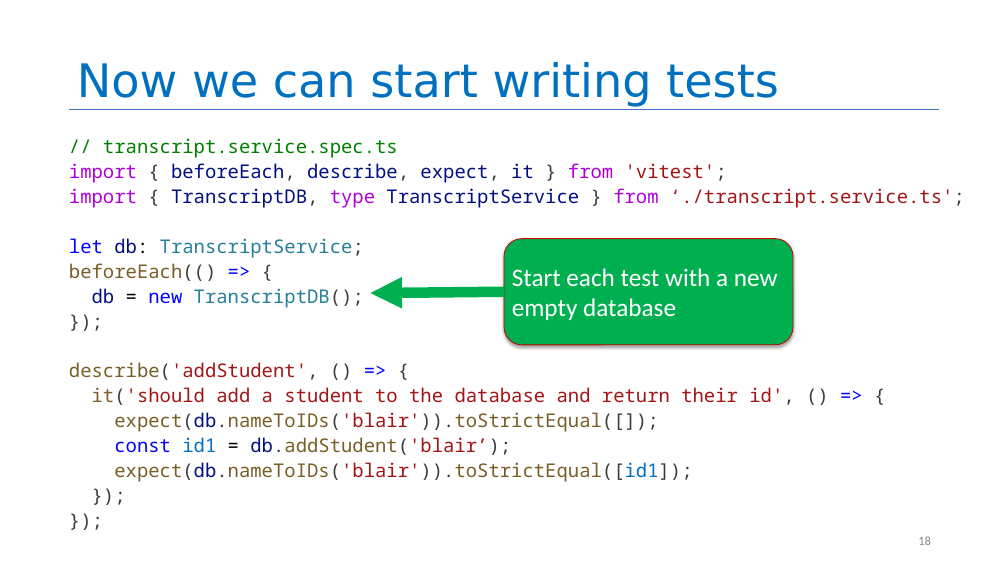
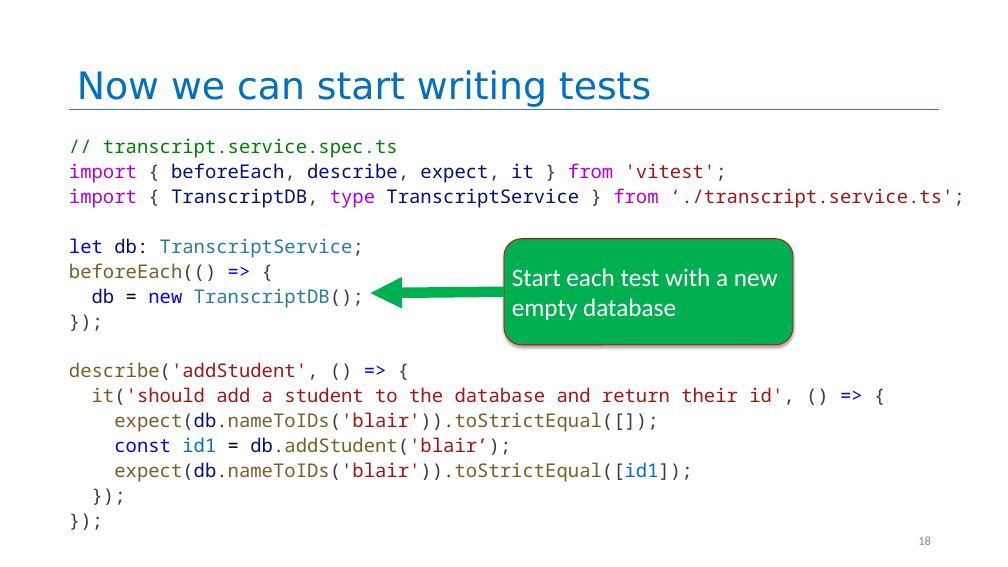
Before and after one commit to rimshaTest/CS4530-Spring-2026, a slide deck: slide 18 of Slides/Module 02.2 Test-Driven Development.pptx. Drawn at 1008x567 pixels with LibreOffice and Linux fonts; fonts in the diff are those of the drawing. Boxes give left, top, right and bottom in pixels: in the first picture for what was removed or moved away, otherwise in the second. Text is boxed around its words. In the diff, an @@ line names an element or a change of style, - is before the commit and + after.

```diff
--- a/Slides/Module 02.2 Test-Driven Development.pptx
+++ b/Slides/Module 02.2 Test-Driven Development.pptx
@@ title "Now we can start writing ..." at <box>77,70,651,107</box>: size 44 to 36 pt @@
```
Also in this commit, not shown: 15 other slides changed, 1 other file.
